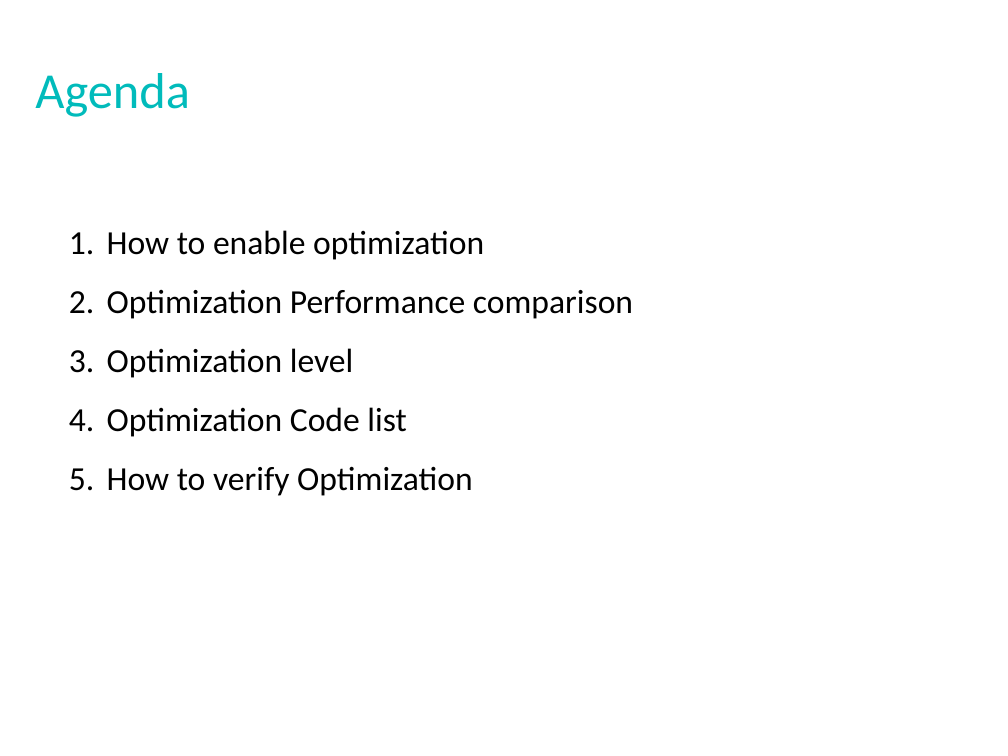
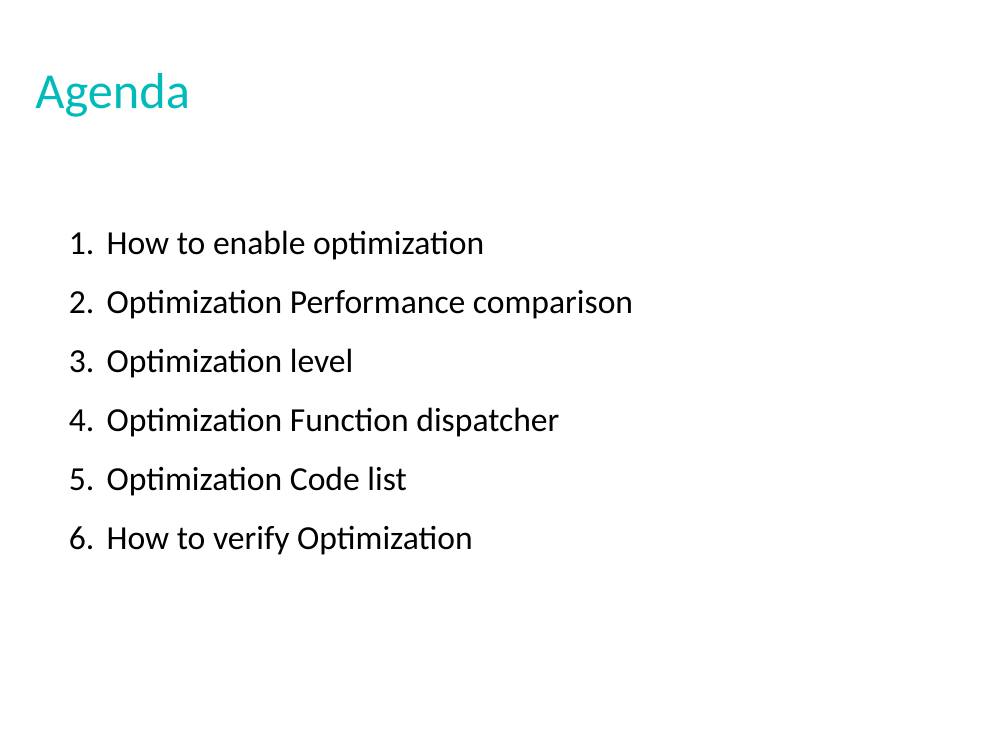
Before and after one commit to cisco/opus, a slide deck: slide 2 of cisco-opus-optimization.pptx. Drawn at 1008x756 pixels with LibreOffice and Linux fonts; fonts in the diff are those of the drawing. Boxes give left, top, right and bottom in pixels: in the first picture for what was removed or moved away, otherwise in the second. Text is boxed around its words. In the diff, an @@ line names an element or a change of style, - is before the commit and + after.

Commit message:
update x86 optimization doc

```diff
--- a/cisco-opus-optimization.pptx
+++ b/cisco-opus-optimization.pptx
@@ text at (107, 407, 559, 437): paragraph added @@
+4. Optimization Function dispatcher
```
Also in this commit, not shown: 7 other slides changed, 2 slides added, 1 slide removed.
